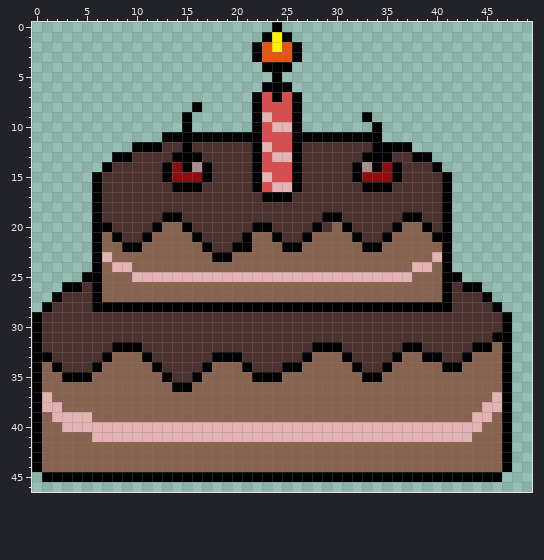
Pixel-art sprite: Imagenes/tarta.png. The first picture shows the starting point.
The file is 64x64 pixels. Shown: x 0..49, y 0..46.
Once edited:
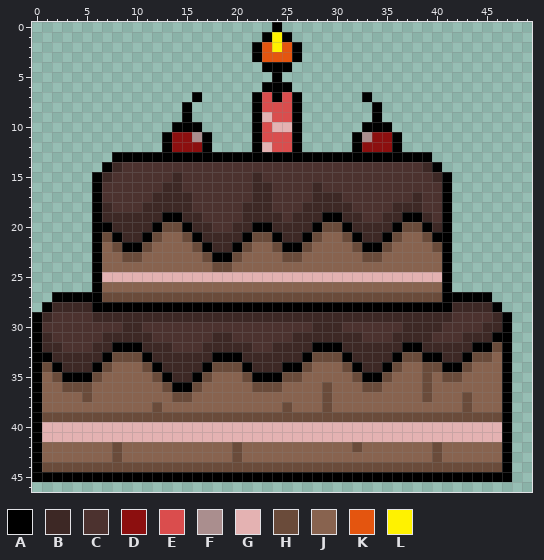
Palette (. is transparent): A #000000  B #3d2825  C #4c322f  D #8c0f0f  E #da4d4d  F #aa8e8e  G #e4b2b2  H #6a4b3a  J #88634f  K #e4550f  L #fff200
Edits made:
Changed rows in their new state; - is an unchanged pixel.
first column x 0:
 7 ----------------A----------------A--------------
 8 ---------------A.-----------------A-------------
 9 ---------------------------------.A-------------
10 --------------A-A----------------A-A------------
11 --------------DDF-....-----.....-FDDA-----------
12 ----------...ADDDA....-----.....ADDD-.----------
13 ----------AAAA---AAAAA-AAA-AAAAAA---AA----------
14 --------B----CCCCC----CCCCC-----CCCCC--B--------
15 -------B-----CBCCC----BCCCC-----CCCCC---B-------
16 -------------BBCC-----BBCCC-B----CCC------------
17 ------------BBBB------BBCC--BBB-------B---------
18 -------B---BBBBB-----BBB---BBBBB----BBB---------
19 -------BBBBBB--BB----BBBB-BBB--BB--BB--B--------
20 --------BBBB-HH-BB--BB--BBBB-HH-BBBB-HH-B-------
21 -------H-BB-H--H-BBBB-HH-BB-H--H-BB-H--H--------
22 --------H--H----H-BB-H--H--H----H--H----H-------
23 -------J-HH------H--H----HH------HH-----J-------
24 --------JJ--------HH------------------JJ--------
25 -----.-GGG----------------------------GGG-.-----
26 ---...------------------------------------...---
27 ---AAA-HHHHHHHHHHHHHHHHHHHHHHHHHHHHHHHHHH-AAA---
28 --BBBB------------------------------------BBBB--
29 -B----BBBBBBBBBBBBBBBBBBBBBBBBBBBBBBBBBBBB----B-
30 ---------BB-----------------BBB------BBBB----BB-
31 -B-----BBBBB------BB------BBBBBBB---BBBB---BBB--
32 -BB---BB---BBB---BBBBB--BBBB---BBBBBB--BBBBB--H-
33 --BBBBB-HHH-BBBBBB---BBBBBB-HHH-BBBB-HH--BB-HH--
34 -H-BBB-H---H-BBBB-HHH-BBB--H---H-BB-H--HH--H----
35 --H---H-----H-BB-H---H---HH-----H--H---H-HH-----
36 ---HHH-------H--H-----HHH----H---HH----H--------
37 -J---H--------HH-------------H---------H---H--J-
38 -JJ---------H------------H---H-------------H-JJ-
39 -HHHHHHHHHHHHHHHHHHHHHHHHHHHHHHHHHHHHHHHHHHHHHH-
40 -GG------------------------------------------GG-
41 -GGGGG--------------------------------------GGG-
42 --------H-----------H-----------H-------H-------
43 --------H-----------H-------------------H-------
44 -HHHHHHHHHHHHHHHHHHHHHHHHHHHHHHHHHHHHHHHHHHHHHH-
45 A----------------------------------------------A
Pixel boxes of the changes (left, top, right, bottom) in both pictures:
changed: (32, 92, 512, 482)
